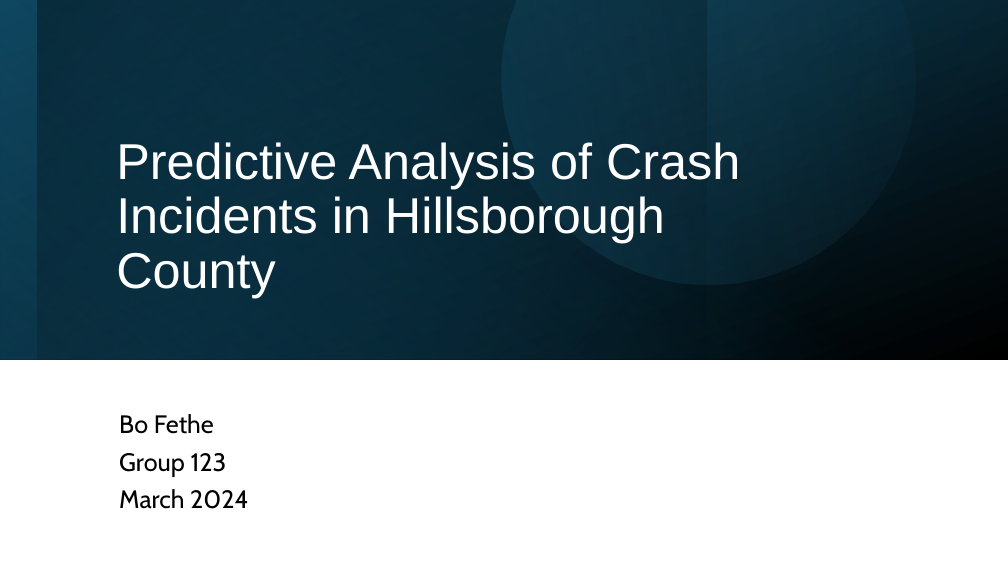
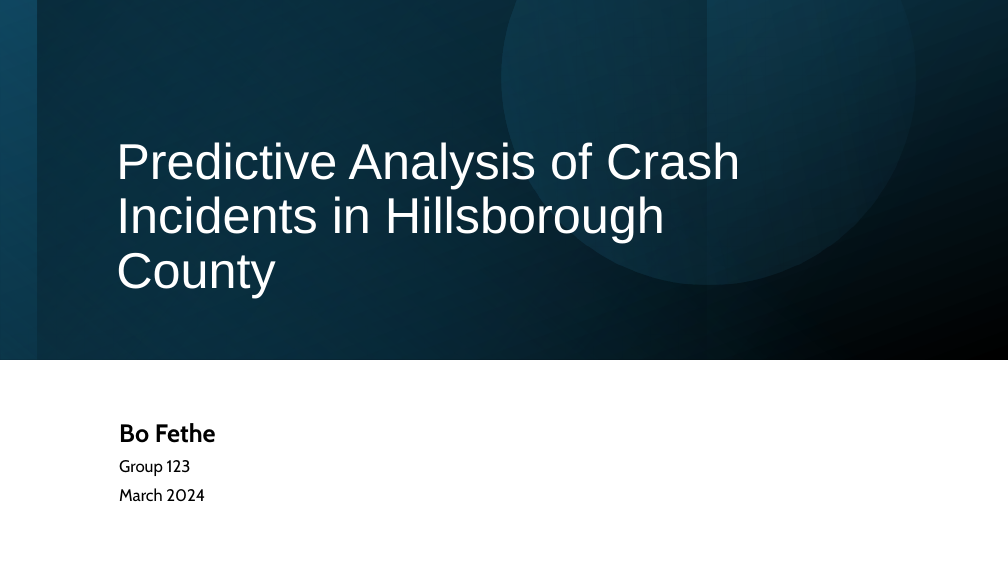
Before and after one commit to bofethe/signal-four, a slide deck: slide 1 of PredictiveCrashAnalysis.pptx. Drawn at 1008x567 pixels with LibreOffice and Linux fonts; fonts in the diff are those of the drawing. Boxes give left, top, right and bottom in pixels: in the first picture for what was removed or moved away, otherwise in the second. Text is boxed around its words. In the diff, an @@ line names an element or a change of style, - is before the commit and + after.

```diff
--- a/PredictiveCrashAnalysis.pptx
+++ b/PredictiveCrashAnalysis.pptx
@@ subtitle "Bo Fethe" at bbox=[119, 423, 216, 501]: bold on in "Bo Fethe"; size 24 to 16 pt in "Group 123", "March 2024" @@
```
Also in this commit, not shown: 5 other slides changed, 1 slide removed, 4 other files.
